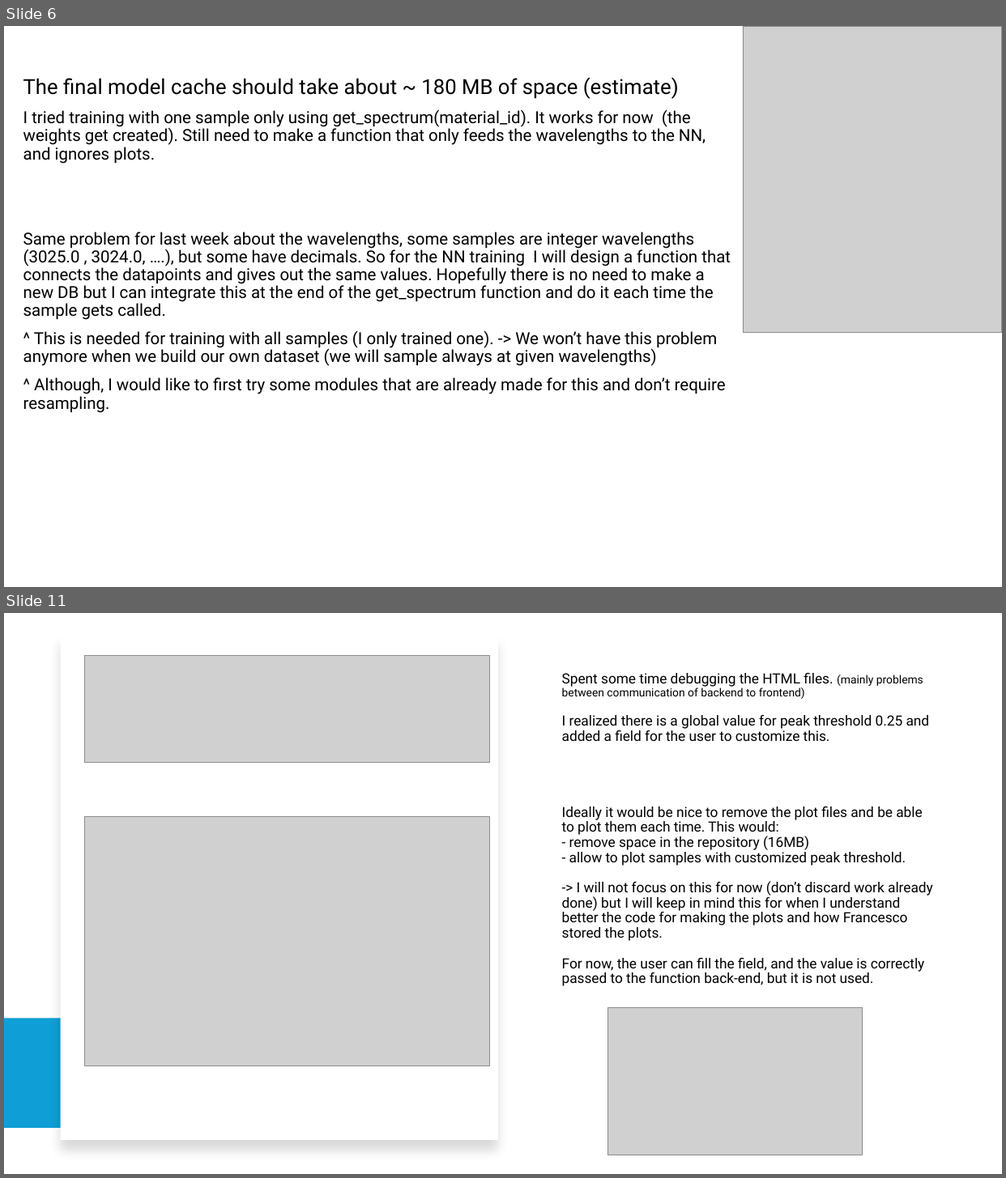
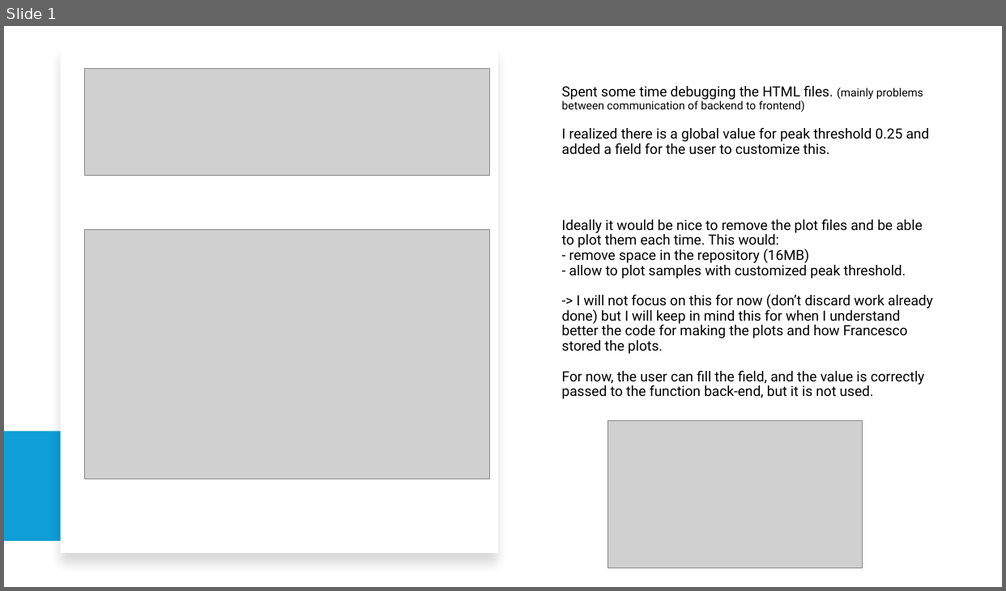
Before and after one commit to blichub/temp_raman_personal, a slide deck: raman_week7.pptx. Shown one above the other, each under a label of ours: slides 6 and 11 before the commit, slide 1 after it; the slides between them are not shown. The pictures are 1006x1178 and 1006x591 pixels, drawn with LibreOffice and Linux fonts; fonts in the diff are those of the drawing; grey boxes stand for pictures. Boxes give left, top, right and bottom in pixels: in the first picture for what was removed or moved away, otherwise in the second. Text is boxed around its words. In the diff, an @@ line names an element or a change of style, - is before the commit and + after.

```diff
--- a/raman_week7.pptx
+++ b/raman_week7.pptx
@@ slide 6 removed at bbox=[4, 26, 1002, 587], background #FFFFFF @@
@@ picture removed at bbox=[743, 26, 1002, 332] @@
@@ text removed at bbox=[23, 77, 731, 413] @@
-The final model cache should take about ~ 180 MB of space (estimate)
-I tried training with one sample only using get_spectrum(material_id). It works for now (the weights get created). Still need to make a function that only feeds the wavelengths to the NN, and ignores plots.
-Same problem for last week about the wavelengths, some samples are integer wavelengths (3025.0 , 3024.0, ….), but some have decimals. So for the NN training I will design a function that connects the datapoints and gives out the same values. Hopefully there is no need to make a new DB but I can integrate this at the end of the get_spectrum function and do it each time the sample gets called.
-^ This is needed for training with all samples (I only trained one). -> We won’t have this problem anymore when we build our own dataset (we will sample always at given wavelengths)
-^ Although, I would like to first try some modules that are already made for this and don’t require resampling.
@@ what was slide 11 is now slide 1 @@
```
Also in this commit, not shown: 9 other slides removed, 6 other files.
